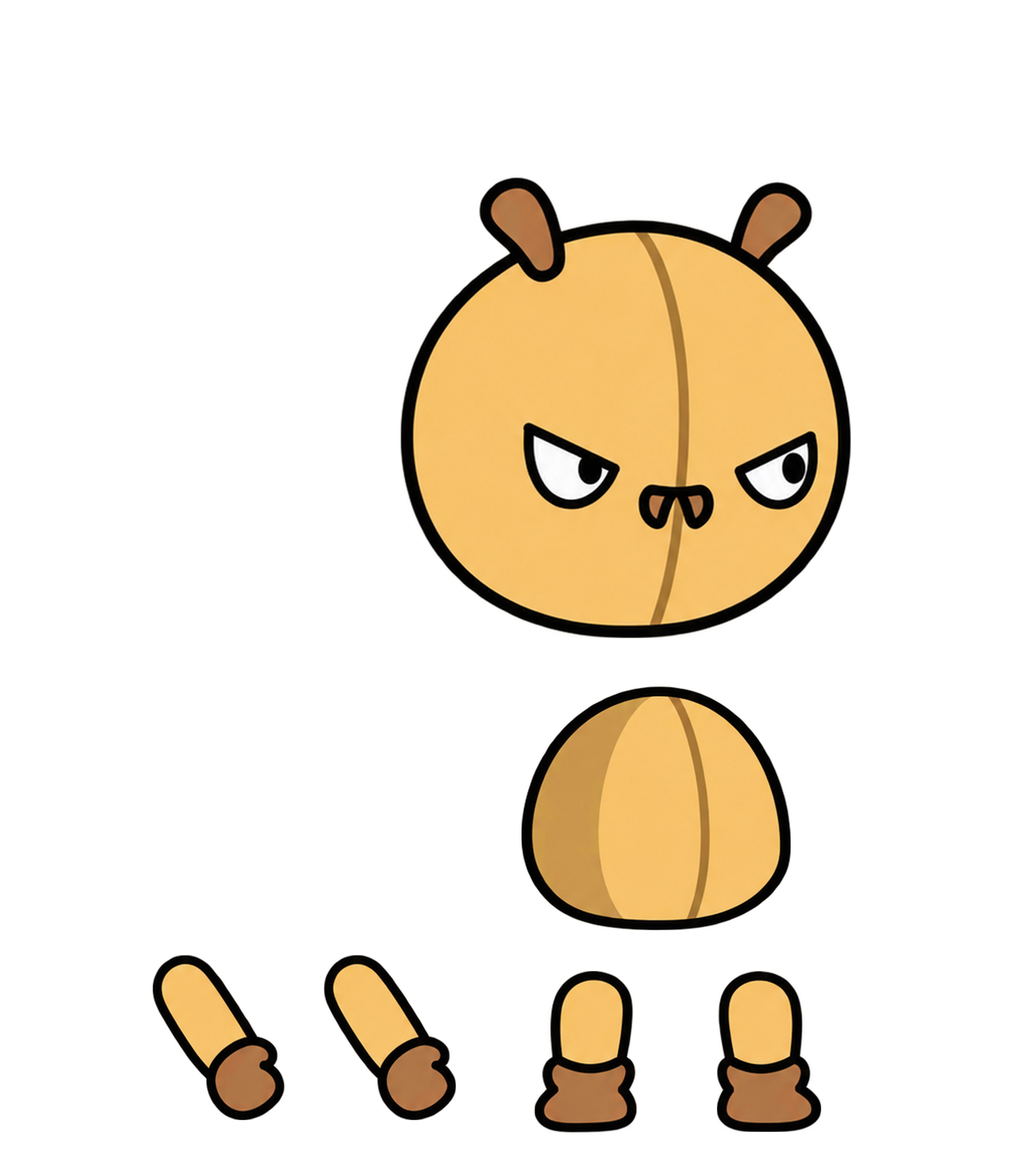
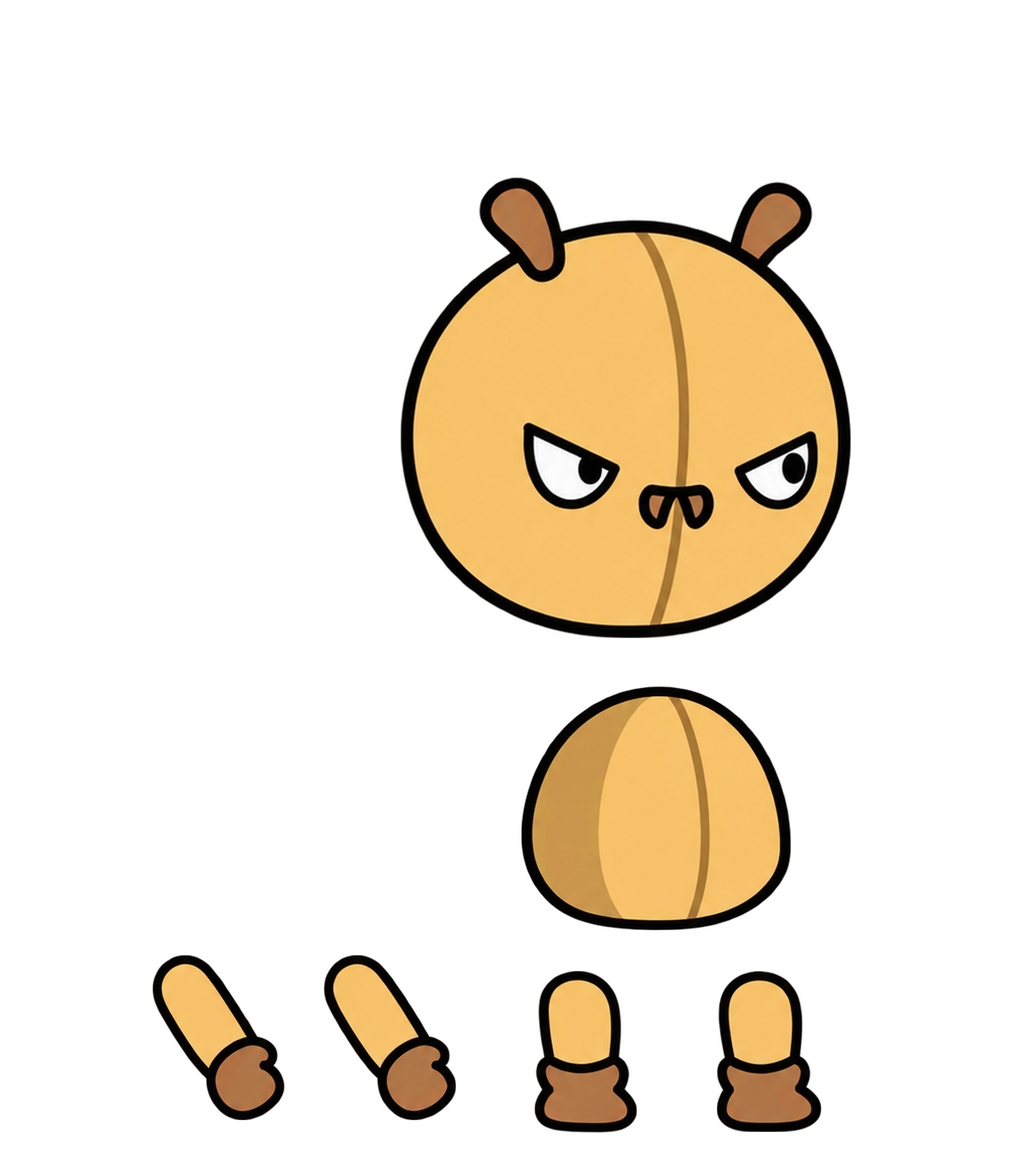
Comparing the layer stacks of the two 1036 x 1174 images. Changes:
painted on "다리1" over [534, 970, 637, 1133]
